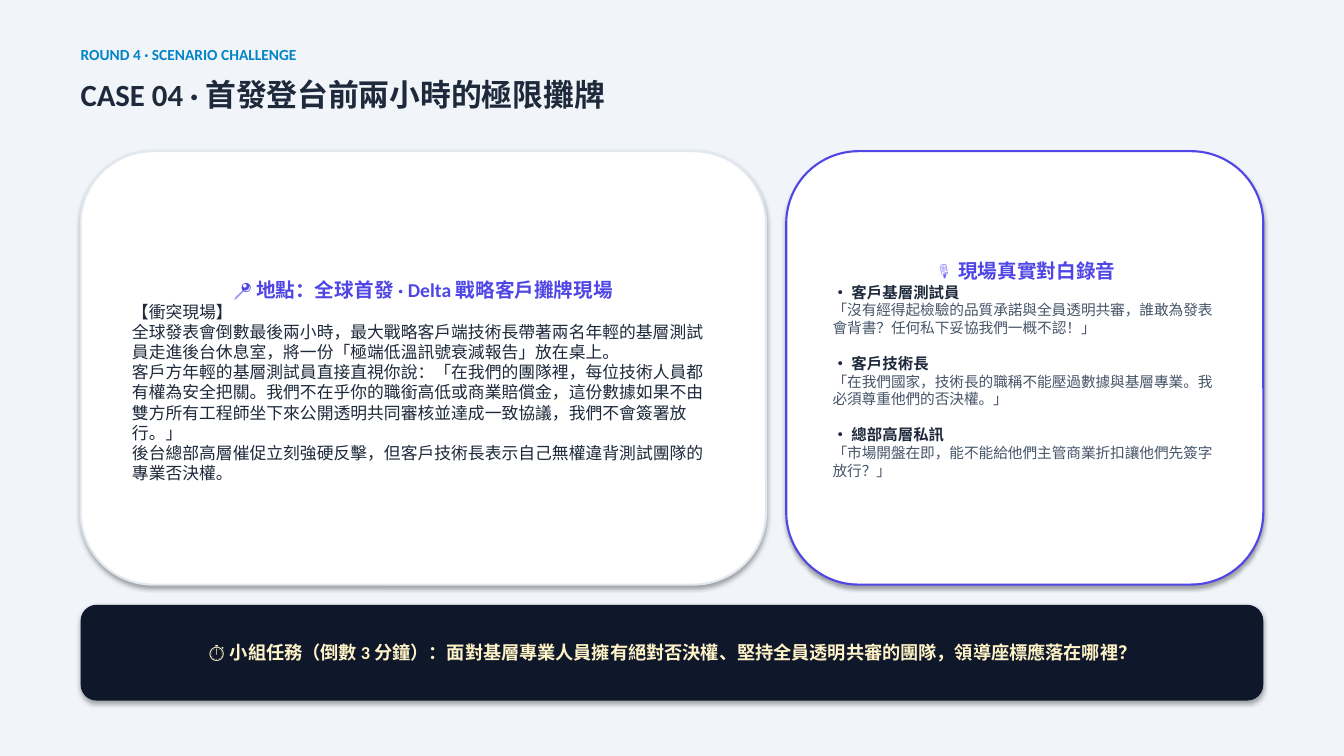
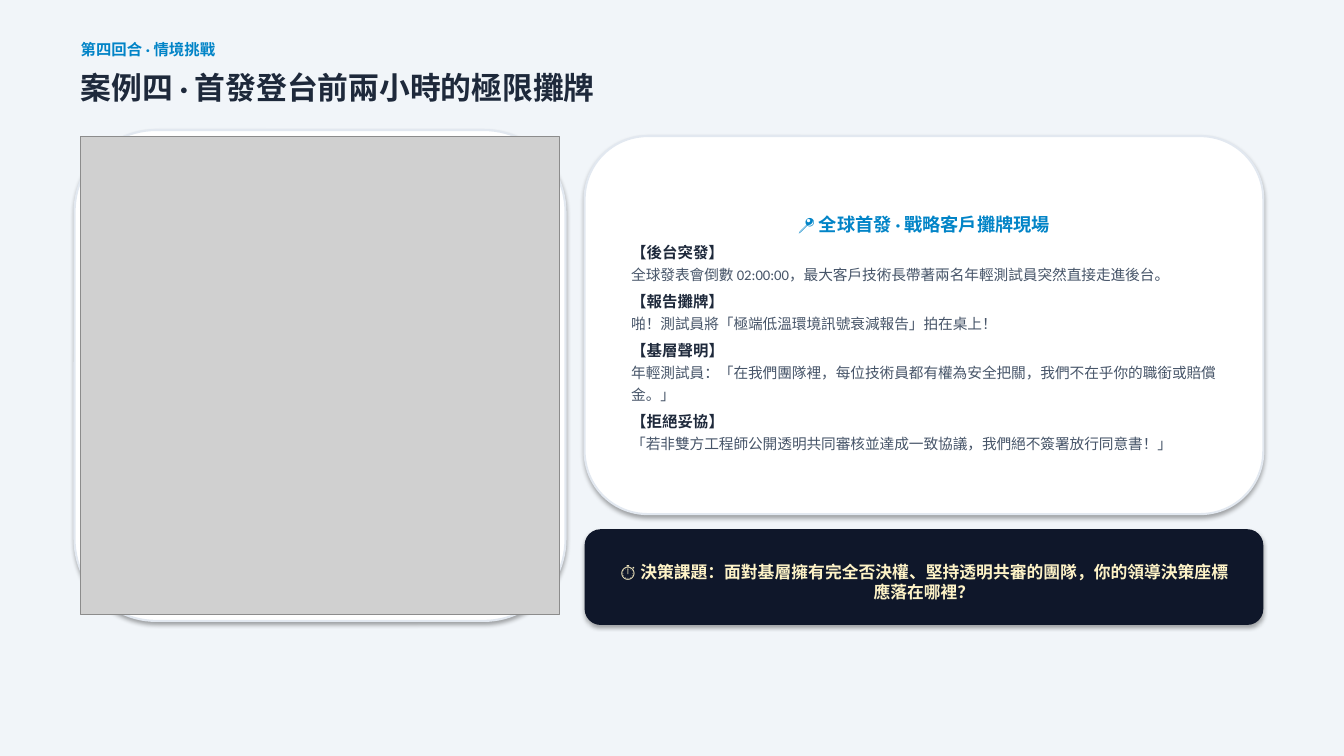
Before and after one commit to routerdd1818-tech/OB, a slide deck: slide 11 of 誰是文化王_備案簡報_Who_Is_Culture_King.pptx. Drawn at 1344x756 pixels with LibreOffice and Linux fonts; fonts in the diff are those of the drawing; grey boxes stand for pictures. Boxes give left, top, right and bottom in pixels: in the first picture for what was removed or moved away, otherwise in the second. Text is boxed around its words. In the diff, an @@ line names an element or a change of style, - is before the commit and + after.

```diff
--- a/誰是文化王_備案簡報_Who_Is_Culture_King.pptx
+++ b/誰是文化王_備案簡報_Who_Is_Culture_King.pptx
@@ text at [81,40,216,60]: text changed @@
-ROUND 4 · SCENARIO CHALLENGE
+第四回合 · 情境挑戰
@@ text at [81,72,595,102]: text changed @@
-CASE 04 · 首發登台前兩小時的極限攤牌
+案例四 · 首發登台前兩小時的極限攤牌
@@ rounded rectangle: place and size @@
-rounded rectangle at [81,151,766,585]
+rounded rectangle at [75,130,566,621]
@@ picture added at [81,136,560,615] @@
@@ rounded rectangle added at [585,136,1263,514], fill #FFFFFF, outline #E2E8F0 1.5 pt, 10.5 pt, text #475569 @@
+📍 全球首發 · 戰略客戶攤牌現場
+【後台突發】
+全球發表會倒數 02:00:00，最大客戶技術長帶著兩名年輕測試員突然直接走進後台。
+【報告攤牌】
+啪！測試員將「極端低溫環境訊號衰減報告」拍在桌上！
+【基層聲明】
+年輕測試員：「在我們團隊裡，每位技術員都有權為安全把關，我們不在乎你的職銜或賠償金。」
+【拒絕妥協】
+「若非雙方工程師公開透明共同審核並達成一致協議，我們絕不簽署放行同意書！」
@@ rounded rectangle removed at [786,151,1263,585] @@
-🎙️ 現場真實對白錄音
-• 客戶基層測試員
-「沒有經得起檢驗的品質承諾與全員透明共審，誰敢為發表會背書？任何私下妥協我們一概不認！」
-• 客戶技術長
-「在我們國家，技術長的職稱不能壓過數據與基層專業。我必須尊重他們的否決權。」
-• 總部高層私訊
-「市場開盤在即，能不能給他們主管商業折扣讓他們先簽字放行？」
@@ text in rounded rectangle at [132,280,703,481]: text removed @@
-📍 地點：全球首發 · Delta 戰略客戶攤牌現場
-【衝突現場】
-全球發表會倒數最後兩小時，最大戰略客戶端技術長帶著兩名年輕的基層測試員走進後台休息室，將一份「極端低溫訊號衰減報告」放在桌上。
-客戶方年輕的基層測試員直接直視你說：「在我們的團隊裡，每位技術人員都有權為安全把關。我們不在乎你的職銜高低或商業賠償金，這份數據如果不由雙方所有工程師坐下來公開透明共同審核並達成一致協議，我們不會簽署放行。」
-後台總部高層催促立刻強硬反擊，但客戶技術長表示自己無權違背測試團隊的專業否決權。
@@ rounded rectangle "⏱️ 決策課題：面對基層擁有完全否決權、堅持透明共審的團隊，你的領導決策座標應落在哪裡？": place and size @@
-rounded rectangle "⏱️ 決策課題：面對基層擁有完全否決權、堅持透明共審的團隊，你的領導決策座標應落在哪裡？" at [81,605,1263,701]
+rounded rectangle "⏱️ 決策課題：面對基層擁有完全否決權、堅持透明共審的團隊，你的領導決策座標應落在哪裡？" at [585,529,1263,625]
@@ text in rounded rectangle at [640,563,1228,600]: text changed; size 13 to 12 pt @@
-⏱️ 小組任務（倒數 3 分鐘）：面對基層專業人員擁有絕對否決權、堅持全員透明共審的團隊，領導座標應落在哪裡？
+⏱️ 決策課題：面對基層擁有完全否決權、堅持透明共審的團隊，你的領導決策座標應落在哪裡？
```
Also in this commit, not shown: 14 other slides changed, 9 other files.
